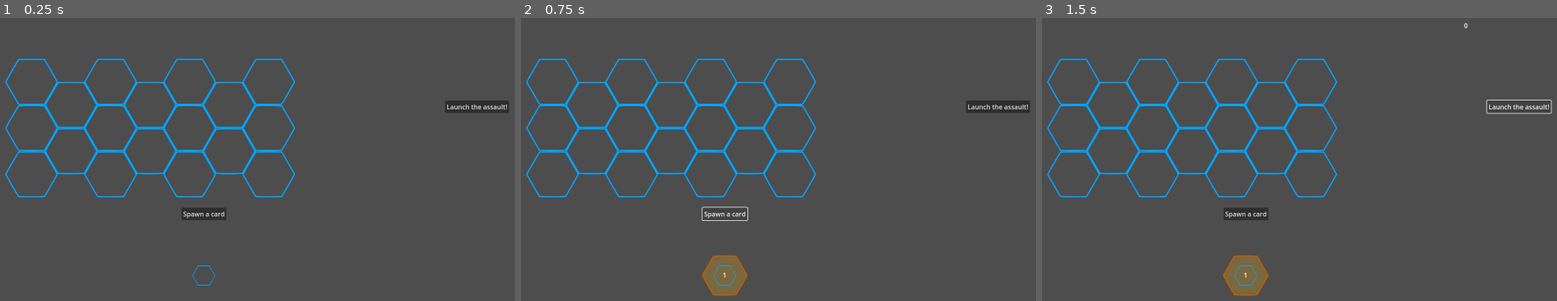
Above: before the commit, frames 1-3 (left to right).
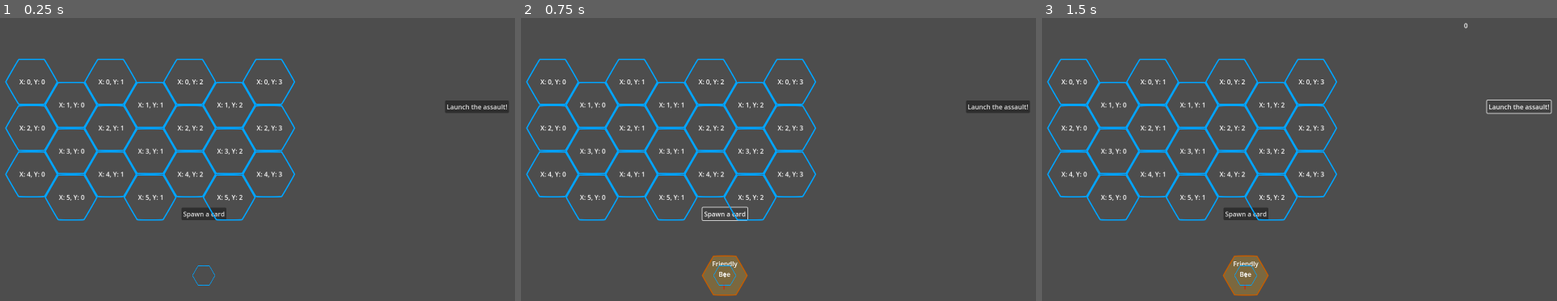
Above: after the commit, the same moments.

Repository: tysia2512/buzzco
Game: Godot game, scene res://scenes/main.tscn
Two runs of this game, one before a commit and one after it. Both use one fixed random seed, a clock stepped at 60 frames per second and the inputs below.
Inputs:
- Up to frame 1 (0.25 s): no input
- Up to frame 2 (0.75 s): click "Spawn a card" at 0.5 s
- Up to frame 3 (1.5 s): click "Launch the assault!" at 1.25 s

The runs differ from the first frame. In frame 1, 1.4% of the frame differs, in the area x 3-55%, y 21-72%; in frame 2, 1.4%, in the area x 3-55%, y 21-96%; in frame 3, 1.4%.

Commit message:
Create card types

Diff:
--- a/grid.gd
+++ b/grid.gd
@@ -4,7 +4,7 @@
 @onready var cards_node: Node2D = $Cards
 
 const FLIPPED = false
-const ROWS = [4, 3, 4, 3, 4]
+const ROWS = [4, 3, 4, 3, 4, 3]
 @onready var grid = []
 
 func _ready():
@@ -34,6 +34,7 @@
 	tile.position.y = y
 	grid[row][column] = tile
 	tile.set_grid_position(row, column)
+	tile.grid = self
 	tile.visible = true
 
 func place_card(card: Card, grid_tile: GridTile) -> void:
@@ -58,3 +59,10 @@
 	var children = cards_node.get_children()
 	for child in children:
 		cards_node.remove_child(child)
+
+func get_tile(r: int, c: int) -> GridTile:
+	if r < 0 || r >= grid.size():
+		return null;
+	if c < 0 || c >= grid[r].size():
+		return null
+	return grid[r][c]
--- a/scenes/basic_bee_card.gd
+++ /dev/null
@@ -1,6 +0,0 @@
-class_name BasicBeeCard extends Card
-
-var _attack
-
-func _ready():
-	attack_value = 1
--- /dev/null
+++ b/scenes/basic_bee_card.tscn
@@ -0,0 +1,9 @@
+[gd_scene load_steps=3 format=3 uid="uid://ckpptl2jqbff3"]
+
+[ext_resource type="PackedScene" uid="uid://dpctul3yh8g03" path="res://scenes/card.tscn" id="1_rdu3o"]
+[ext_resource type="Script" uid="uid://bpnvof5tcbxpo" path="res://scripts/basic_bee_card.gd" id="1_xb5wf"]
+
+[node name="BasicBeeCard" type="Node2D"]
+script = ExtResource("1_xb5wf")
+
+[node name="Card" parent="." instance=ExtResource("1_rdu3o")]
--- a/scenes/card.tscn
+++ b/scenes/card.tscn
@@ -26,3 +26,21 @@
 [node name="CollisionPolygon2D" type="CollisionPolygon2D" parent="Area2D"]
 position = Vector2(-1, -3)
 polygon = PackedVector2Array(-27, -46, 29, -46, 58, 3, 29, 52, -27, 52, -55, 3)
+
+[node name="DebugAttackStrengthLabel" type="Label" parent="."]
+offset_left = -18.0
+offset_top = 14.0
+offset_right = 15.0
+offset_bottom = 41.0
+theme_override_colors/font_color = Color(0.975664, 5.60723e-06, 2.11775e-06, 1)
+horizontal_alignment = 1
+vertical_alignment = 1
+
+[node name="NameLabel" type="Label" parent="."]
+offset_left = -20.0
+offset_top = -41.0
+offset_right = 20.0
+offset_bottom = -18.0
+horizontal_alignment = 1
+vertical_alignment = 1
+autowrap_mode = 2
--- a/scenes/deck_n_hand.tscn
+++ b/scenes/deck_n_hand.tscn
@@ -1,8 +1,9 @@
-[gd_scene load_steps=4 format=3 uid="uid://qm813tqd45mo"]
+[gd_scene load_steps=5 format=3 uid="uid://qm813tqd45mo"]
 
 [ext_resource type="Script" uid="uid://cyupccclserhd" path="res://scripts/deck_n_hand.gd" id="1_fmhf8"]
 [ext_resource type="Script" uid="uid://0feak1ytnkat" path="res://scripts/card_spawn_point.gd" id="2_8h5ks"]
 [ext_resource type="Texture2D" uid="uid://cea7tuoyppfy8" path="res://assets/hex_blue.svg" id="3_8h5ks"]
+[ext_resource type="Script" uid="uid://daq7glj8xlc4j" path="res://scripts/deck.gd" id="4_q0ww4"]
 
 [node name="DeckNHand" type="Node2D"]
 script = ExtResource("1_fmhf8")
@@ -23,4 +24,8 @@
 scale = Vector2(0.1, 0.1)
 texture = ExtResource("3_8h5ks")
 
-[connection signal="pressed" from="SpawnCardButton" to="." method="_on_spawn_card_button_pressed"]
+[node name="Deck" type="Node2D" parent="."]
+script = ExtResource("4_q0ww4")
+metadata/_custom_type_script = "uid://daq7glj8xlc4j"
+
+[connection signal="pressed" from="SpawnCardButton" to="Deck" method="_on_spawn_card_button_pressed"]
--- /dev/null
+++ b/scenes/friendly_bee_card.tscn
@@ -0,0 +1,9 @@
+[gd_scene load_steps=3 format=3 uid="uid://cnbumly8wd46w"]
+
+[ext_resource type="Script" uid="uid://dqi1rabmv1wml" path="res://scripts/friendly_bee_card.gd" id="1_l7l4l"]
+[ext_resource type="PackedScene" uid="uid://dpctul3yh8g03" path="res://scenes/card.tscn" id="1_pqlsq"]
+
+[node name="FriendlyBeeCard" type="Node2D"]
+script = ExtResource("1_l7l4l")
+
+[node name="Card" parent="." instance=ExtResource("1_pqlsq")]
--- a/scenes/grid_tile.tscn
+++ b/scenes/grid_tile.tscn
@@ -17,3 +17,11 @@
 
 [node name="CollisionPolygon2D" type="CollisionPolygon2D" parent="Area2D"]
 polygon = PackedVector2Array(-30, -54, 32, -54, 63, 1, 32, 54, -31, 55, -63, 0)
+
+[node name="DebugCoordLabel" type="Label" parent="."]
+offset_left = -30.0
+offset_top = -20.0
+offset_right = 33.0
+offset_bottom = 20.0
+horizontal_alignment = 1
+vertical_alignment = 1
--- a/scenes/main.tscn
+++ b/scenes/main.tscn
@@ -1,10 +1,11 @@
-[gd_scene load_steps=6 format=3 uid="uid://rgnja06btpb7"]
+[gd_scene load_steps=7 format=3 uid="uid://rgnja06btpb7"]
 
 [ext_resource type="PackedScene" uid="uid://q1bx0oxeisoc" path="res://scenes/grid.tscn" id="1_0wfyh"]
 [ext_resource type="PackedScene" uid="uid://qm813tqd45mo" path="res://scenes/deck_n_hand.tscn" id="2_sugp2"]
 [ext_resource type="Script" uid="uid://da7y0ixwnlfln" path="res://scripts/point_counter.gd" id="3_sugp2"]
 [ext_resource type="Script" uid="uid://btxvhv1dwgx66" path="res://scripts/card_movement_manager.gd" id="4_jyhfs"]
-[ext_resource type="Script" uid="uid://iv74q2kgtqc6" path="res://scenes/basic_bee_card.gd" id="5_tbgi4"]
+[ext_resource type="PackedScene" uid="uid://ckpptl2jqbff3" path="res://scenes/basic_bee_card.tscn" id="5_tefeu"]
+[ext_resource type="PackedScene" uid="uid://cnbumly8wd46w" path="res://scenes/friendly_bee_card.tscn" id="6_tefeu"]
 
 [node name="Main" type="Node2D"]
 
@@ -36,17 +37,14 @@
 [node name="DeckNHand" parent="CardMovementManager" instance=ExtResource("2_sugp2")]
 position = Vector2(726, 701)
 
-[node name="Deck" type="Node2D" parent="CardMovementManager/DeckNHand"]
-visible = false
-position = Vector2(-726, -701)
-
 [node name="Grid" parent="CardMovementManager" instance=ExtResource("1_0wfyh")]
 position = Vector2(187, 98)
 
 [node name="CardPresets" type="Node2D" parent="."]
+visible = false
 
-[node name="BasicBeeCard" type="Node2D" parent="CardPresets"]
-script = ExtResource("5_tbgi4")
-metadata/_custom_type_script = "uid://ckwpxrboijb8j"
+[node name="BasicBeeCard" parent="CardPresets" instance=ExtResource("5_tefeu")]
+
+[node name="FriendlyBeeCard" parent="CardPresets" instance=ExtResource("6_tefeu")]
 
 [connection signal="pressed" from="LaunchAttackButton" to="PointCounter" method="_on_launch_attack_button_pressed"]
--- /dev/null
+++ b/scripts/basic_bee_card.gd
@@ -0,0 +1,18 @@
+class_name BasicBeeCard extends Node2D
+
+@onready var card: Card = $Card
+
+const _attack_value = 1
+const _name = "Basic Bee"
+
+func _init():
+	visible = false
+
+func _ready():
+	card.attack_value = _attack_value
+	card.card_name = _name
+	print("we expect: ", _name, " but set: ", card.card_name)
+	visible = true
+
+func _process(delta: float) -> void:
+	card.current_attack_points = _attack_value
--- a/scripts/card.gd
+++ b/scripts/card.gd
@@ -1,17 +1,34 @@
 class_name Card extends Node2D
 
 @export var attack_value: int = 1
+@export var card_name: String = "Card"
+@export var current_attack_points: int = 1
 
+@onready var name_label: Label = $NameLabel
 @onready var attack_label: Label = $AttackLabel
 @onready var base_card_sprite: Sprite2D = $BaseCardSprite
+@onready var debug_attack_strength_label: Label = $DebugAttackStrengthLabel
 
 var _is_dragged = false
 var _is_in_hand = true
 var _is_on_the_board = false
 var _tile_placed: GridTile = null
 
+func _init() -> void:
+	visible = false
+
 func _ready():
-	attack_label.text = str(attack_value)
+	_update_labels()
+	visible = true
+
+func _update_labels():
+	attack_label.set_text(str(attack_value))
+	name_label.set_text(card_name)
+	debug_attack_strength_label.set_text(str(current_attack_points))
+
+func _process(delta: float) -> void:
+	#print("process card with name: ", card_name)
+	_update_labels()
 
 func get_texture_size():
 	return base_card_sprite.scale * base_card_sprite.texture.get_size()
@@ -37,5 +54,5 @@
 func is_in_hand() -> bool:
 	return _is_in_hand
 
-func count_attack_points(grid: Grid) -> int:
-	return attack_value
+func get_grid_tile() -> GridTile:
+	return _tile_placed
--- a/scripts/card_spawn_point.gd
+++ b/scripts/card_spawn_point.gd
@@ -1,10 +1,12 @@
 class_name CardSpawnPoint extends Node2D
 
-@onready var card_scene: PackedScene = preload("res://scenes/card.tscn")
 @onready var W: int = get_viewport().get_visible_rect().size.y * 0.6
 
+func _has_card(x: Node2D) -> bool:
+	return !x.get_children().filter(func(x): return x is Card).is_empty()
+
 func get_cards():
-	return get_children().filter(func(x): return x is Card)
+	return get_children().filter(_has_card)
 
 func _process(delta: float):
 	_arrange_cards()
@@ -13,7 +15,7 @@
 	var cards = get_cards()
 	if cards.is_empty():
 		return
-	var card_width = cards[0].get_texture_size().x
+	var card_width = cards[0].card.get_texture_size().x
 	var gap = card_width / 4
 	var w = min(W, (len(cards) - 1) * card_width + (len(cards) - 1) * gap)
 
@@ -27,9 +29,11 @@
 
 		current_x += delta_x
 
-func spawn_card():
+func spawn_card(card_scene: PackedScene):
 	var card = card_scene.instantiate()
 	card.visible = false
 	add_child(card)
+	print("Added card to the tree")
+	print(card)
 	_arrange_cards()
 	card.visible = true
--- /dev/null
+++ b/scripts/deck.gd
@@ -0,0 +1,26 @@
+class_name Deck extends Node2D
+
+@onready var basic_bee_card_scene: PackedScene = preload("res://scenes/basic_bee_card.tscn")
+@onready var friendly_bee_card_scene: PackedScene = preload("res://scenes/friendly_bee_card.tscn")
+
+@export var basic_bee_card_count: int = 10
+@export var friendly_bee_card_count: int = 3
+
+@onready var card_spawn_point: CardSpawnPoint = $"../CardSpawnPoint"
+
+var _deck = []
+
+func _ready() -> void:
+	for i in range(0, basic_bee_card_count):
+		_deck.append(basic_bee_card_scene)
+
+	for i in range(0, friendly_bee_card_count):
+		_deck.append(friendly_bee_card_scene)
+
+	_deck.shuffle()
+
+func _on_spawn_card_button_pressed() -> void:
+	if _deck.size() > 0:
+		var card_scene = _deck.pop_back()
+
+		card_spawn_point.spawn_card(card_scene)
--- a/scripts/deck_n_hand.gd
+++ b/scripts/deck_n_hand.gd
@@ -11,9 +11,6 @@
 	position.y = get_viewport().get_visible_rect().size.y * 3 / 4
 	visible = true
 
-func _on_spawn_card_button_pressed() -> void:
-	card_spawn_point.spawn_card()
-
 func add_card(card: Card)-> void:
 	card.set_in_hand()
 	card.reparent(card_spawn_point)
--- /dev/null
+++ b/scripts/friendly_bee_card.gd
@@ -0,0 +1,28 @@
+class_name FriendlyBeeCard extends Node2D
+
+@onready var card: Card = $Card
+
+const _attack_value = 1
+const _name = "Friendly Bee"
+
+func _init():
+	visible = false
+
+func _ready():
+	card.attack_value = _attack_value
+	card.card_name = _name
+	visible = true
+
+func _process(delta: float) -> void:
+	if card.get_grid_tile() == null:
+		return
+	debug()
+	var cards = card.get_grid_tile().get_neighbors().map(
+		func(tile): return tile.get_card()
+		).filter(func(x): return x != null)
+	card.current_attack_points = _attack_value * (1 + cards.size())
+
+func debug():
+	var neigh = card.get_grid_tile().get_neighbors()
+	for i in neigh:
+		(i as GridTile).highlight()
--- a/scripts/grid_tile.gd
+++ b/scripts/grid_tile.gd
@@ -2,8 +2,10 @@
 
 @export var row: int = 0
 @export var column: int = 0
+@export var grid: Grid
 
 @onready var sprite: Sprite2D = $Sprite2D
+@onready var debug_coord_label: Label = $DebugCoordLabel
 
 var _card: Card = null
 
@@ -13,6 +15,10 @@
 func set_grid_position(_row: int, _column: int):
 	row = _row
 	column = _column
+	debug_coord_label.set_text("X: " + str(row) + ", Y: " + str(column))
+
+func get_coords():
+	return Vector2(row, column)
 
 func put_card(card: Card) -> void:
 	_card = card
@@ -22,3 +28,26 @@
 
 func get_card() -> Card:
 	return _card
+
+func highlight() -> void:
+	debug_coord_label.add_theme_color_override("font_color", Color.AQUAMARINE)
+
+func get_neighbors() -> Array:
+	var neighbors = [
+		Vector2(row - 2, column),
+		Vector2(row + 2, column),
+		Vector2(row - 1, column),
+		Vector2(row + 1, column)]
+	if row % 2 == 1:
+		neighbors.append_array([
+			Vector2(row - 1, column + 1),
+			Vector2(row + 1, column + 1)
+		])
+	else:
+		neighbors.append_array([
+			Vector2(row - 1, column - 1),
+			Vector2(row + 1, column - 1)
+		])
+	return neighbors.map(
+		func(coord): return grid.get_tile(coord.x, coord.y)
+		).filter(func(tile): return tile != null)
Not shown, removed: scenes/basic_bee_card.gd.uid
Not shown, added: scripts/basic_bee_card.gd.uid
Not shown, added: scripts/deck.gd.uid
Not shown, added: scripts/friendly_bee_card.gd.uid
